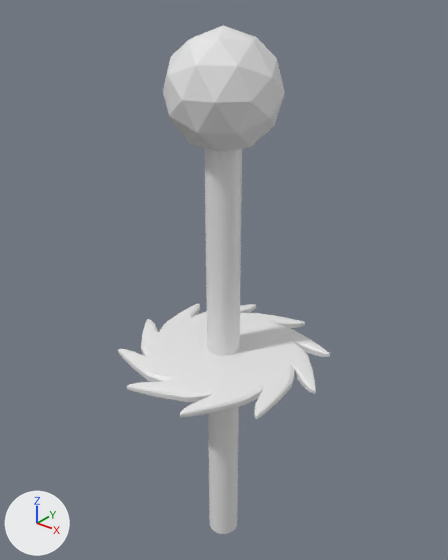
A saved change to the FBX model Fbx/Hazard.fbx.
One viewpoint serves both versions: a 50 mm lens placed at (3.26, -4.07, 3.33), pointed at (-0.11, 0.14, 0.71). Arrows for +X, +Y and +Z are at lower left; the lights stay in place. The first picture is the older version. Where no turn or scale is listed for an object, it has been applied to the vertices.

Objects in the first picture: 'Hazard', 'HeadOfRod', 'Rod'.
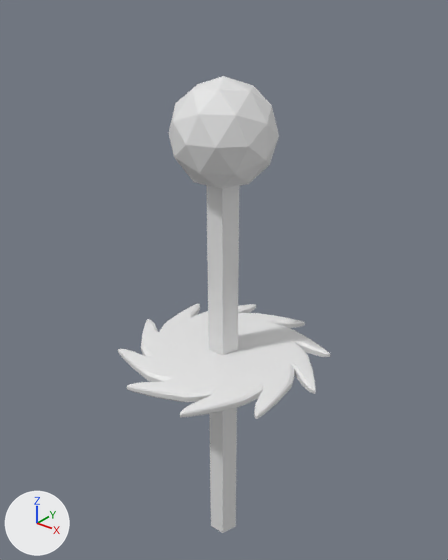
What changed in the scene script:
```text
Change me_icosphere:
    used by ob_headofrod; location = (0.0, 0.0, 0.0)
    remove me_icosphere.from_pydata(...)  # 42 vertices, 80 faces; spans x -0.476..0.476, y -0.5..0.5, z 2.0..3.0
    add me_icosphere.from_pydata(...)  # 42 vertices, 80 faces; spans x -0.444..0.444, y -0.467..0.467, z 1.688..2.622
    me_icosphere part 2: the whole mesh is scaled about its middle by 0.934, then moved by (0.0, 0.0, -0.345)
Change me_cylinder:
    used by ob_rod; location = (0.0, 0.0, 0.0)
    remove me_cylinder.from_pydata(...)  # 64 vertices, 34 faces; spans x -0.16..0.16, y -0.16..0.16, z -2.3..2.3
    add me_cylinder.from_pydata(...)  # 10 vertices, 7 faces; spans x -0.14..0.14, y -0.12..0.15, z -2.3..2.3
    me_cylinder part 1: the whole mesh is rebuilt
```

Pixel boxes (x1, y1, x2, y2) of what changed, in the pictures (448 x 560 px):
'HeadOfRod', moved, rescaled (9% narrower, 11% shorter)
    before: (163, 25, 285, 152)
    after: (168, 76, 279, 189)
'Rod', reshaped
    before: (204, 148, 242, 534)
    after: (207, 186, 240, 533)
